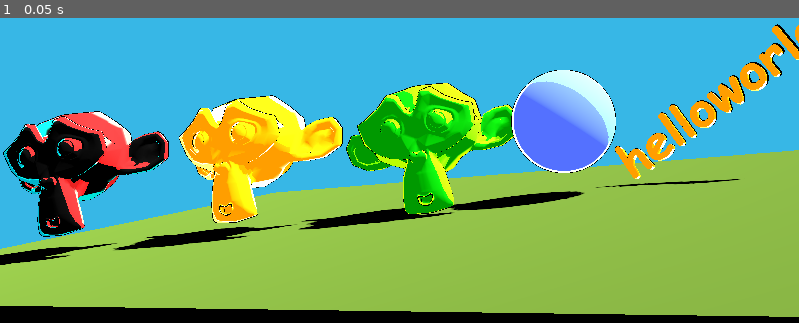
Above: before the commit, frame 1.
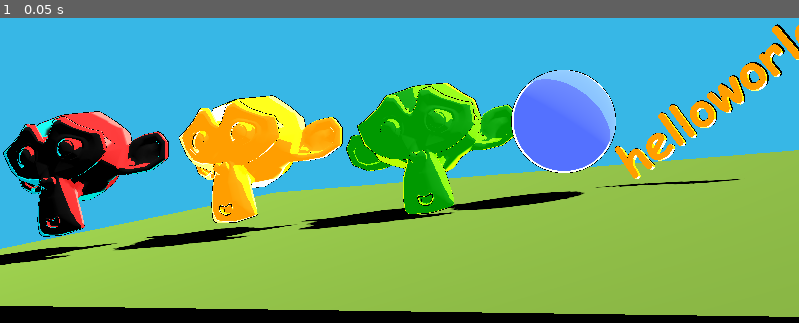
Above: after the commit, the same moment.

Repository: frankschoeman/Godot-ComicShader
Game: Godot game, scene res://ExampleScene.tscn
The game is run twice, just before and just after one commit, with the same random seed, the same clock (stepped at 60 frames per second) and the same inputs.
Inputs:
- Up to frame 1 (0.05 s): no input

The runs differ from the first frame. In frame 1, 5.5% of the frame differs, in the area x 2-100%, y 5-69%.

Commit message:
Add files via upload

Diff:
--- a/ComicShader.tres
+++ b/ComicShader.tres
@@ -7,9 +7,6 @@
 default_input_values = [0, 0.22, 1, 0.335, 2, 0.5]
 
 [sub_resource type="VisualShaderNodeVectorOp" id="VisualShaderNodeVectorOp_i2qnu"]
-
-[sub_resource type="VisualShaderNodeSmoothStep" id="VisualShaderNodeSmoothStep_djqu6"]
-default_input_values = [0, -0.125, 1, -0.02, 2, 0.5]
 
 [sub_resource type="VisualShaderNodeVectorOp" id="VisualShaderNodeVectorOp_retwi"]
 
@@ -54,6 +51,11 @@
 operator = 2
 
 [sub_resource type="VisualShaderNodeTexture" id="VisualShaderNodeTexture_lkofi"]
+
+[sub_resource type="VisualShaderNodeColorConstant" id="VisualShaderNodeColorConstant_ps15j"]
+constant = Color(0, 0, 0, 1)
+
+[sub_resource type="VisualShaderNodeSmoothStep" id="VisualShaderNodeSmoothStep_ps15j"]
 
 [sub_resource type="VisualShaderNodeVectorOp" id="VisualShaderNodeVectorOp_vmw7s"]
 operator = 2
@@ -88,6 +90,10 @@
 
 
 void fragment() {
+// ColorConstant:37
+	vec4 n_out37p0 = vec4(0.000000, 0.000000, 0.000000, 1.000000);
+
+
 // Input:6
 	vec3 n_out6p0 = NORMAL;
 	float n_out6p1 = n_out6p0.r;
@@ -103,10 +109,10 @@
 	vec3 n_out23p0 = n_out12p0 - vec3(n_out6p3);
 
 
-// SmoothStep:14
-	float n_in14p0 = -0.12500;
-	float n_in14p1 = -0.02000;
-	float n_out14p0 = smoothstep(n_in14p0, n_in14p1, n_out23p0.x);
+// SmoothStep:38
+	float n_in38p0 = 0.00000;
+	float n_in38p1 = 1.00000;
+	float n_out38p0 = smoothstep(n_in38p0, n_in38p1, n_out23p0.x);
 
 
 // Texture2D:25
@@ -139,7 +145,7 @@
 
 	vec3 n_out30p0;
 // Switch:30
-	n_out30p0 = mix(n_out34p0, n_out26p0, float(n_out14p0 > 0.0 ? true : false));
+	n_out30p0 = mix(n_out34p0, n_out26p0, float(n_out38p0 > 0.0 ? true : false));
 
 
 // VectorFunc:10
@@ -212,13 +218,13 @@
 
 
 // Output:0
-	ALBEDO = n_out18p0;
+	ALBEDO = vec3(n_out37p0.xyz);
 	EMISSION = n_out18p0;
 
 
 }
 "
-graph_offset = Vector2(-460.003, -42.1614)
+graph_offset = Vector2(-617.185, -250.091)
 nodes/fragment/0/position = Vector2(1340, 40)
 nodes/fragment/3/node = SubResource("VisualShaderNodeFresnel_j3750")
 nodes/fragment/3/position = Vector2(-620, 740)
@@ -238,8 +244,6 @@
 nodes/fragment/11/position = Vector2(-280, 700)
 nodes/fragment/12/node = SubResource("VisualShaderNodeVectorOp_i2qnu")
 nodes/fragment/12/position = Vector2(-900, 80)
-nodes/fragment/14/node = SubResource("VisualShaderNodeSmoothStep_djqu6")
-nodes/fragment/14/position = Vector2(-140, 200)
 nodes/fragment/18/node = SubResource("VisualShaderNodeVectorOp_retwi")
 nodes/fragment/18/position = Vector2(920, 300)
 nodes/fragment/21/node = SubResource("VisualShaderNodeColorParameter_8ag5p")
@@ -253,7 +257,7 @@
 nodes/fragment/26/node = SubResource("VisualShaderNodeVectorOp_e6a3d")
 nodes/fragment/26/position = Vector2(20, -160)
 nodes/fragment/27/node = SubResource("VisualShaderNodeColorOp_f6rlm")
-nodes/fragment/27/position = Vector2(520, 560)
+nodes/fragment/27/position = Vector2(620, 560)
 nodes/fragment/30/node = SubResource("VisualShaderNodeSwitch_lkofi")
 nodes/fragment/30/position = Vector2(740, 60)
 nodes/fragment/32/node = SubResource("VisualShaderNodeColorParameter_lkofi")
@@ -264,4 +268,8 @@
 nodes/fragment/35/position = Vector2(240, -500)
 nodes/fragment/36/node = SubResource("VisualShaderNodeTexture_lkofi")
 nodes/fragment/36/position = Vector2(-100, -820)
-nodes/fragment/connections = PackedInt32Array(3, 0, 11, 2, 22, 0, 3, 3, 5, 0, 4, 1, 4, 0, 9, 1, 11, 0, 4, 0, 6, 3, 23, 1, 6, 2, 12, 1, 6, 1, 12, 0, 10, 0, 7, 0, 7, 0, 9, 0, 7, 0, 27, 1, 9, 0, 27, 0, 23, 0, 10, 0, 12, 0, 23, 0, 23, 0, 14, 2, 14, 0, 30, 0, 27, 0, 18, 1, 30, 0, 18, 0, 18, 0, 0, 0, 18, 0, 0, 5, 21, 0, 26, 1, 21, 0, 34, 0, 25, 0, 26, 0, 26, 0, 30, 1, 34, 0, 30, 2, 32, 0, 35, 1, 35, 0, 34, 1, 36, 0, 35, 0)
+nodes/fragment/37/node = SubResource("VisualShaderNodeColorConstant_ps15j")
+nodes/fragment/37/position = Vector2(1020, -20)
+nodes/fragment/38/node = SubResource("VisualShaderNodeSmoothStep_ps15j")
+nodes/fragment/38/position = Vector2(20, 180)
+nodes/fragment/connections = PackedInt32Array(3, 0, 11, 2, 22, 0, 3, 3, 5, 0, 4, 1, 4, 0, 9, 1, 11, 0, 4, 0, 6, 3, 23, 1, 6, 2, 12, 1, 6, 1, 12, 0, 7, 0, 9, 0, 7, 0, 27, 1, 9, 0, 27, 0, 23, 0, 10, 0, 12, 0, 23, 0, 27, 0, 18, 1, 30, 0, 18, 0, 18, 0, 0, 5, 21, 0, 26, 1, 21, 0, 34, 0, 25, 0, 26, 0, 26, 0, 30, 1, 34, 0, 30, 2, 32, 0, 35, 1, 35, 0, 34, 1, 36, 0, 35, 0, 37, 0, 0, 0, 10, 0, 7, 0, 23, 0, 38, 2, 38, 0, 30, 0)
--- a/mYellow.tres
+++ b/mYellow.tres
@@ -13,7 +13,7 @@
 render_priority = 0
 next_pass = SubResource("ShaderMaterial_bgx3t")
 shader = ExtResource("2_elodb")
-shader_parameter/LitColor = Color(1, 0.766667, 0, 1)
+shader_parameter/LitColor = Color(1, 0.966667, 0, 1)
 shader_parameter/ShadedColor = Color(1, 0.62, 0.62, 1)
 shader_parameter/FresnelPower = 2.665
-shader_parameter/RimLightColor = Color(0.294246, 0.621103, 1, 1)
+shader_parameter/RimLightColor = Color(1, 1, 1, 1)
Not shown: 1 places in ComicShader.tres that only renumber resources
Not shown, changed: README.md
